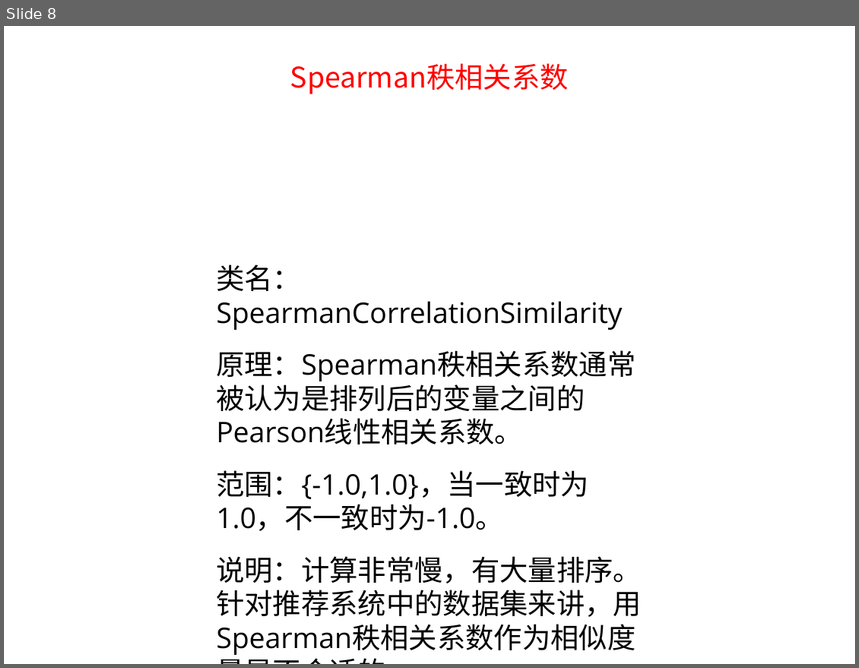
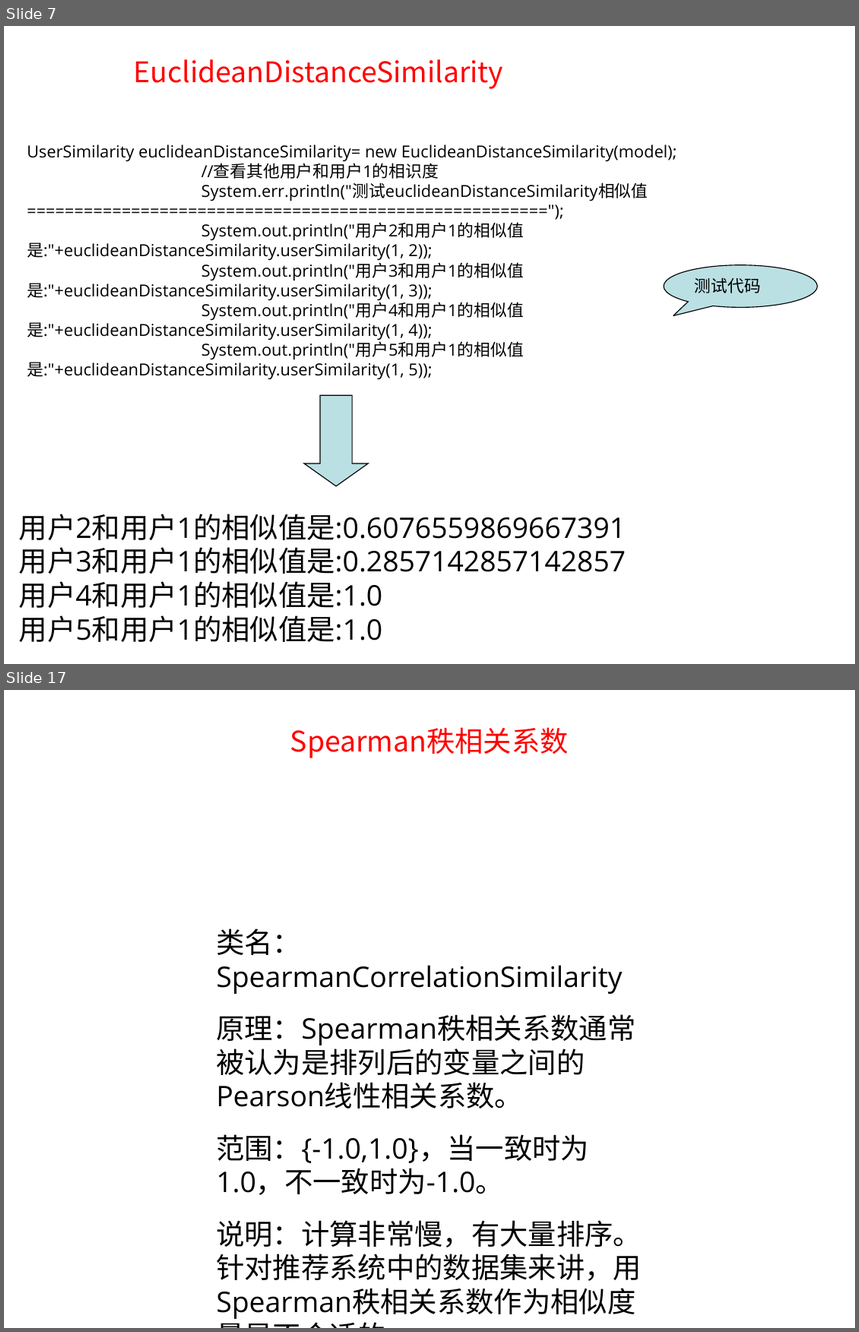
Before and after one commit to tianbaoxing/mahout-nbayes, a slide deck: doc/similarity_measure/similarity_measure.ppt. Shown one above the other, each under a label of ours: slide 8 before the commit, slides 7 and 17 after it; the slides between them are not shown. The pictures are 859x668 and 859x1332 pixels, drawn with LibreOffice and Linux fonts; fonts in the diff are those of the drawing. Boxes give left, top, right and bottom in pixels: in the first picture for what was removed or moved away, otherwise in the second. Text is boxed around its words. In the diff, an @@ line names an element or a change of style, - is before the commit and + after.

Commit message:
add some info in similarity_measure.ppt

```diff
--- a/doc/similarity_measure/similarity_measure.ppt
+++ b/doc/similarity_measure/similarity_measure.ppt
@@ slide 7 added at (4,26,855,664), background #FFFFFF @@
@@ text added at (134,59,503,89), 24 pt, text gradient #FF0000 to #FFCC00 @@
+EuclideanDistanceSimilarity
@@ text added at (27,145,677,380), 14 pt, text #000000 @@
+UserSimilarity euclideanDistanceSimilarity= new EuclideanDistanceSimilarity(model);
+//查看其他用户和用户1的相识度
+System.err.println("测试euclideanDistanceSimilarity相似值=======================================================");
+System.out.println("用户2和用户1的相似值是:"+euclideanDistanceSimilarity.userSimilarity(1, 2));
+System.out.println("用户3和用户1的相似值是:"+euclideanDistanceSimilarity.userSimilarity(1, 3));
+System.out.println("用户4和用户1的相似值是:"+euclideanDistanceSimilarity.userSimilarity(1, 4));
+System.out.println("用户5和用户1的相似值是:"+euclideanDistanceSimilarity.userSimilarity(1, 5));
@@ speech bubble added at (664,265,818,308), fill #BBE0E3, outline #000000 0.74 pt, 14 pt, text #000000 @@
+测试代码
@@ down arrow added at (304,395,368,487), fill #BBE0E3, outline #000000 0.74 pt @@
@@ text added at (19,514,626,642), 24 pt, text #000000 @@
+用户2和用户1的相似值是:0.6076559869667391
+用户3和用户1的相似值是:0.2857142857142857
+用户4和用户1的相似值是:1.0
+用户5和用户1的相似值是:1.0
@@ what was slide 8 is now slide 17 @@
```
Also in this commit, not shown: 3 slides changed, 10 other slides added, 3 slides removed, 2 other files.
